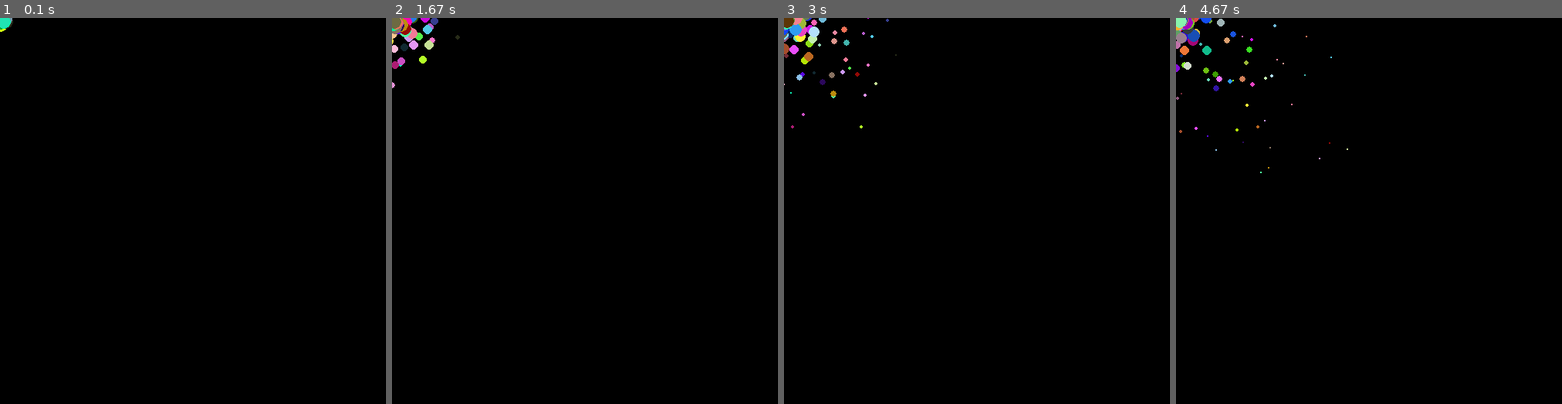
Above: before the commit, frames 1-4 (left to right).
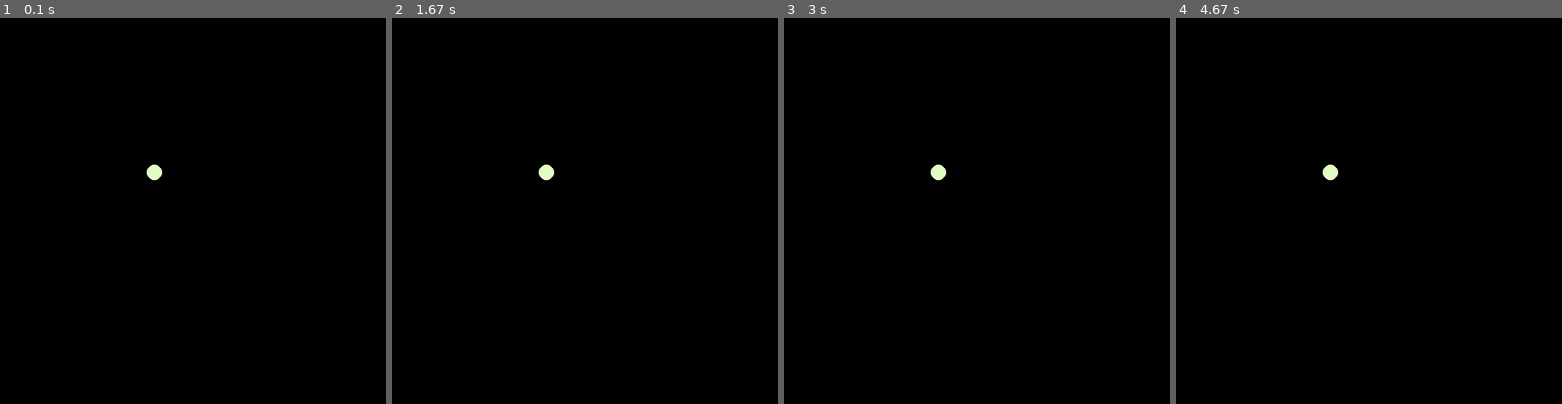
Above: after the commit, the same moments.

Repository: sagieppel/PyGame2
Game: pygame game, started from Lesson3.py
The game is run twice, just before and just after one commit, with the same random seed, the same clock (stepped at 60 frames per second) and the same inputs.
Inputs:
- Up to frame 1 (0.1 s): no input
- Up to frame 2 (1.67 s): no input
- Up to frame 3 (3 s): no input
- Up to frame 4 (4.67 s): no input

The runs differ from the first frame. In frame 1, 0.2% of the frame differs, in the area x 0-42%, y 0-42%; in frame 2, 0.8%; in frame 3, 1.0%; in frame 4, 1.0%.

Commit message:
Update Lesson3.py

Diff:
--- a/Lesson3.py
+++ b/Lesson3.py
@@ -1,37 +1,31 @@
 import pygame
 import random
 #-----------------Create a circle at X,Y--------------------------------------------------------
-def createcircle(x,y):
+def create(x,y):
   circle={}
   circle["color"]=(random.randint(0,255),random.randint(0,255),random.randint(0,255))
   circle["x"]=x #random.randint(0,255)
   circle["y"]=y #random.randint(0,255)
-  circle["speedx"]= random.randint(-100,100)/100
-  circle["speedy"]= random.randint(-100,100)/100
-  circle["noise"]= 0.9 #random.randint(0,255)
-  circle["shrink"] = 0.99  # random.randint(0,255)
-  circle["gravity"] = 0.001
   circle["size"]=10#random.randint(10,100)
   return circle
 #------------------Draw a circle--------------------------------------------------------
-def drawcircle(circle):
-    circle["x"]+=circle["speedx"]+random.randint(-1,1)*circle["noise"]
-    circle["y"]+=circle["speedy"]+random.randint(-1,1)*circle["noise"]
-    circle["speedy"]+=circle["gravity"]
-    circle["size"]*= circle["shrink"]
+def update(circle):
     pygame.draw.circle(screen, circle["color"], [int(circle["x"]),int(circle["y"])], int(circle["size"]))
 #----------------initiate pygame---------------------------------------------------------
 pygame.init()
 screensize=500
 screen=pygame.display.set_mode([screensize,screensize])
-objs=[]
+
+circle = create(200, 200)
 #----------------------------Main loop--------------------------------------------------------------------
 for i in range(1000000):
-  pygame.event.get()
-  x,y = pygame.mouse.get_pos() # Get position of the mouse
-  obj = createcircle(x, y)
-  objs.append(obj)
-  pygame.Surface.fill(screen,(0,0,0))
-  for ob in objs:
-       drawcircle(ob)
-  pygame.display.update()
+    update(circle)
+    pygame.display.update()
+
+
+
+
+#   pygame.event.get()
+#   x,y = pygame.mouse.get_pos() # Get position of the mouse
+
+#   pygame.Surface.fill(screen,(0,0,0))
